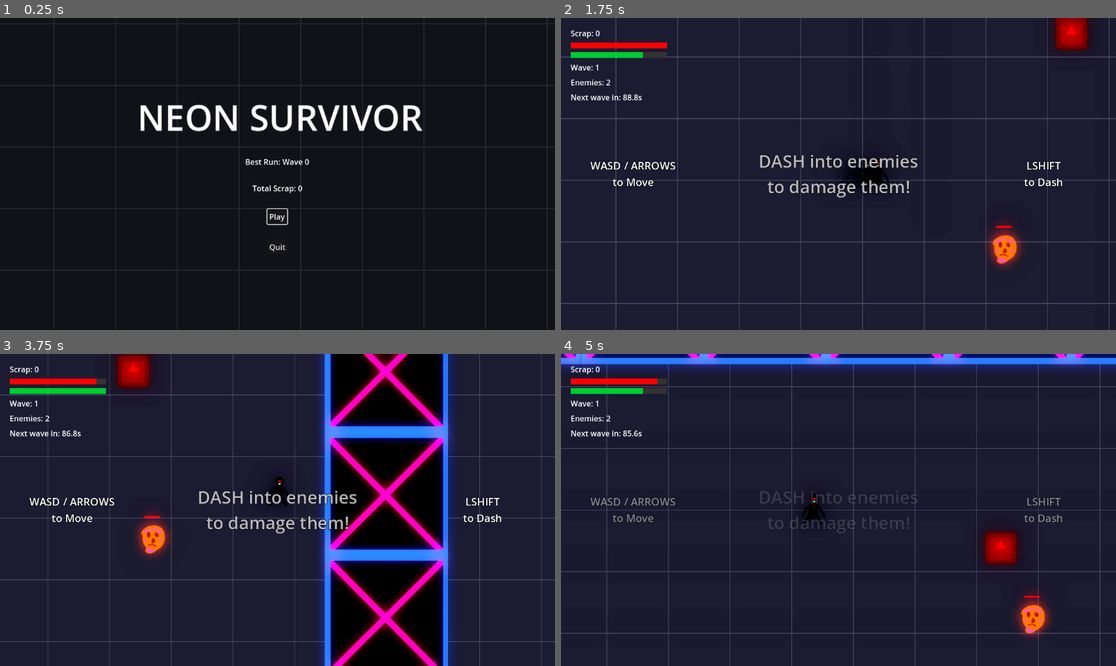
Above: before the commit, frames 1-4 (two rows, left to right).
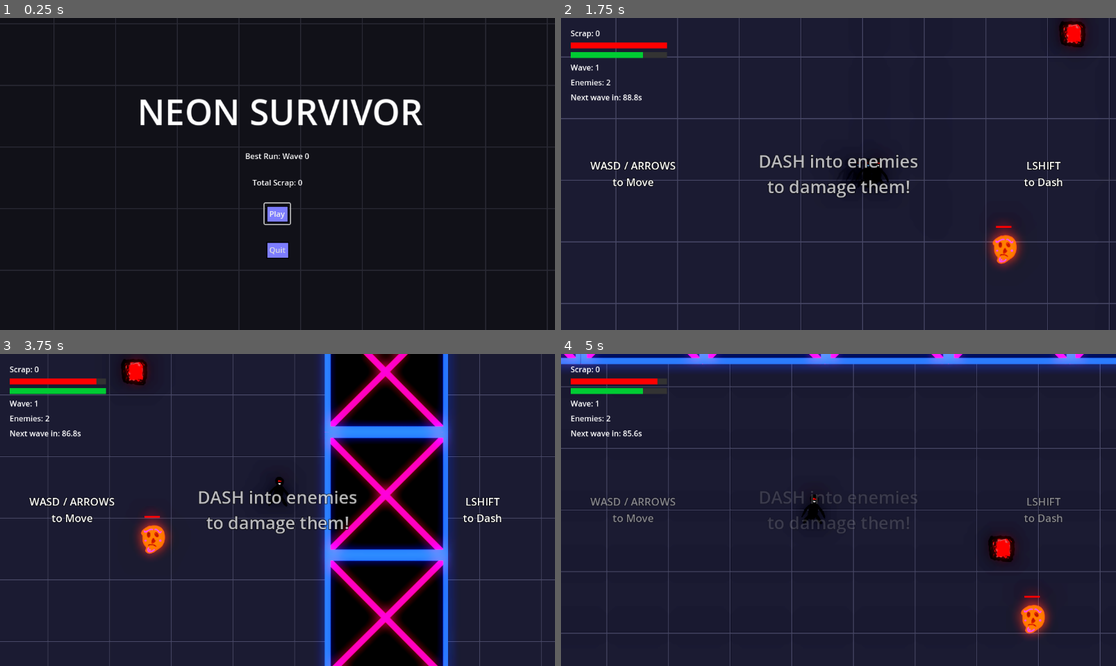
Above: after the commit, the same moments.

Repository: Cywer1/cursor_experimental
Game: Godot game, scene res://scenes/menu.tscn
The game is run twice, just before and just after one commit, with the same random seed, the same clock (stepped at 60 frames per second) and the same inputs. The engine's default icon, where the game draws it, is replaced by a stand-in: a white triangle on a blue panel in a dark square.
Inputs:
- Up to frame 1 (0.25 s): no input
- Up to frame 2 (1.75 s): click "Play" at 0.5 s; tap Enter (ui_accept) at 1.25, 1.52 s; hold Right (ui_right) from 1.28 s (still down); tap Shift (dash) at 1.35 s
- Up to frame 3 (3.75 s): release Right (ui_right) at 2.03 s; hold Down (ui_down) 2.03-2.78 s; tap 1 at 2.1 s; tap Enter (ui_accept) at 2.27 s; hold Right (ui_right) 2.78-3.53 s; tap 2 at 2.85 s; hold Up (ui_up) from 3.53 s (still down); tap 3 at 3.6 s
- Up to frame 4 (5 s): tap Enter (ui_accept) at 3.77, 4.52 s; release Up (ui_up) at 4.28 s; hold Left (ui_left) from 4.28 s (still down); tap Shift (dash) at 4.35 s

The runs differ from the first frame. In frame 1, 3.1% of the frame differs, in the area x 25-77%, y 25-77%; in frame 2, 0.6%; in frame 3, 0.6%; in frame 4, 0.6%.

Commit message:
release: v1.0 - final polish, UI themes, and game loop complete

Diff:
--- /dev/null
+++ b/assets/main_theme.tres
@@ -0,0 +1,41 @@
+[gd_resource type="Theme" load_steps=6 format=3 uid="uid://buwxcuvkr88b"]
+
+[ext_resource type="Texture2D" uid="uid://6tqdc60d371j" path="res://assets/sprites/UI/UI_Buttons_NEONSURVIVOR.png" id="1_xgdp2"]
+
+[sub_resource type="StyleBoxTexture" id="StyleBoxTexture_d80jv"]
+texture = ExtResource("1_xgdp2")
+texture_margin_left = 10.0
+texture_margin_top = 10.0
+texture_margin_right = 10.0
+texture_margin_bottom = 10.0
+region_rect = Rect2(0, 96, 64, 32)
+
+[sub_resource type="StyleBoxTexture" id="StyleBoxTexture_0arac"]
+texture = ExtResource("1_xgdp2")
+texture_margin_left = 10.0
+texture_margin_top = 10.0
+texture_margin_right = 10.0
+texture_margin_bottom = 10.0
+region_rect = Rect2(0, 64, 64, 32)
+
+[sub_resource type="StyleBoxTexture" id="StyleBoxTexture_611f8"]
+texture = ExtResource("1_xgdp2")
+texture_margin_left = 10.0
+texture_margin_top = 10.0
+texture_margin_right = 10.0
+texture_margin_bottom = 10.0
+region_rect = Rect2(0, 0, 64, 32)
+
+[sub_resource type="StyleBoxTexture" id="StyleBoxTexture_pefyd"]
+texture = ExtResource("1_xgdp2")
+texture_margin_left = 10.0
+texture_margin_top = 10.0
+texture_margin_right = 10.0
+texture_margin_bottom = 10.0
+region_rect = Rect2(0, 32, 64, 32)
+
+[resource]
+Button/styles/disabled = SubResource("StyleBoxTexture_d80jv")
+Button/styles/hover = SubResource("StyleBoxTexture_0arac")
+Button/styles/normal = SubResource("StyleBoxTexture_611f8")
+Button/styles/pressed = SubResource("StyleBoxTexture_pefyd")
--- a/scenes/collectable.tscn
+++ b/scenes/collectable.tscn
@@ -1,7 +1,7 @@
 [gd_scene load_steps=4 format=3 uid="uid://mf35tl7ppyxs"]
 
 [ext_resource type="Script" uid="uid://c54lb1uvseywm" path="res://scripts/collectable.gd" id="1_collectable"]
-[ext_resource type="Texture2D" uid="uid://dy4ippfrd8ewn" path="res://icon.svg" id="2_llfh3"]
+[ext_resource type="Texture2D" uid="uid://coy1tej5n6wbj" path="res://assets/sprites/scrap.png" id="2_llfh3"]
 
 [sub_resource type="CircleShape2D" id="CircleShape2D_collect"]
 radius = 16.0
@@ -14,5 +14,6 @@
 shape = SubResource("CircleShape2D_collect")
 
 [node name="Sprite2D" type="Sprite2D" parent="."]
-scale = Vector2(0.3, 0.3)
+position = Vector2(1, -1)
+scale = Vector2(0.62963, 0.62963)
 texture = ExtResource("2_llfh3")
--- a/scenes/crate.tscn
+++ b/scenes/crate.tscn
@@ -1,7 +1,7 @@
 [gd_scene load_steps=4 format=3 uid="uid://b1mti41uftdij"]
 
 [ext_resource type="Script" uid="uid://s5lw42gk6pgy" path="res://scripts/crate.gd" id="1_script"]
-[ext_resource type="Texture2D" uid="uid://dy4ippfrd8ewn" path="res://icon.svg" id="2_tex"]
+[ext_resource type="Texture2D" uid="uid://c31u5ewi0j2ts" path="res://assets/sprites/crate.png" id="2_dwt0d"]
 
 [sub_resource type="RectangleShape2D" id="RectangleShape2D_crate"]
 size = Vector2(32, 32)
@@ -11,10 +11,10 @@
 collision_mask = 0
 script = ExtResource("1_script")
 
-[node name="Sprite2D" type="Sprite2D" parent="."]
-modulate = Color(0.2, 0.8, 0.2, 1)
-scale = Vector2(0.5, 0.5)
-texture = ExtResource("2_tex")
-
 [node name="CollisionShape2D" type="CollisionShape2D" parent="."]
 shape = SubResource("RectangleShape2D_crate")
+
+[node name="Sprite2D" type="Sprite2D" parent="."]
+modulate = Color(0.21723, 0.85515, 0.26321, 1)
+scale = Vector2(0.666667, 0.666667)
+texture = ExtResource("2_dwt0d")
--- a/scenes/enemy_boss.tscn
+++ b/scenes/enemy_boss.tscn
@@ -2,7 +2,7 @@
 
 [ext_resource type="Script" uid="uid://dqm7yh8y2w27g" path="res://scripts/enemy_boss.gd" id="1_boss"]
 [ext_resource type="Script" uid="uid://bhthewnl54as2" path="res://scripts/enemy_health_bar.gd" id="2_healthbar"]
-[ext_resource type="Texture2D" uid="uid://cyt3l6vovoubw" path="res://assets/sprites/enemy_texture.png" id="3_texture"]
+[ext_resource type="Texture2D" uid="uid://hje3ydjg1by" path="res://assets/sprites/enemy_boss.png" id="2_lq6pu"]
 
 [sub_resource type="RectangleShape2D" id="RectangleShape2D_hitbox"]
 size = Vector2(120, 150)
@@ -25,9 +25,8 @@
 shape = SubResource("RectangleShape2D_hitbox")
 
 [node name="Sprite2D" type="Sprite2D" parent="."]
-modulate = Color(1, 0.84, 0, 1)
 scale = Vector2(2, 2)
-texture = ExtResource("3_texture")
+texture = ExtResource("2_lq6pu")
 
 [node name="HealthBar" type="Node2D" parent="."]
 position = Vector2(-3.5, -45)
--- a/scenes/enemy_charger.tscn
+++ b/scenes/enemy_charger.tscn
@@ -1,8 +1,8 @@
 [gd_scene load_steps=6 format=3 uid="uid://bs8rx617nlqrd"]
 
 [ext_resource type="Script" uid="uid://dk1pjsq3pd2cc" path="res://scripts/enemy_charger.gd" id="1_charger"]
+[ext_resource type="Texture2D" uid="uid://8jduakaqg56n" path="res://assets/sprites/enemy_charger.png" id="2_1s6xc"]
 [ext_resource type="Script" uid="uid://bhthewnl54as2" path="res://scripts/enemy_health_bar.gd" id="2_healthbar"]
-[ext_resource type="Texture2D" uid="uid://cyt3l6vovoubw" path="res://assets/sprites/enemy_texture.png" id="3_texture"]
 
 [sub_resource type="RectangleShape2D" id="RectangleShape2D_hitbox"]
 size = Vector2(80, 100)
@@ -26,7 +26,7 @@
 
 [node name="Sprite2D" type="Sprite2D" parent="."]
 modulate = Color(1, 0.6, 0.1, 1)
-texture = ExtResource("3_texture")
+texture = ExtResource("2_1s6xc")
 
 [node name="AimLine" type="Line2D" parent="."]
 visible = false
@@ -40,17 +40,17 @@
 [node name="Ghost1" type="Sprite2D" parent="Ghosts"]
 modulate = Color(1, 0.6, 0.1, 1)
 z_index = -1
-texture = ExtResource("3_texture")
+texture = ExtResource("2_1s6xc")
 
 [node name="Ghost2" type="Sprite2D" parent="Ghosts"]
 modulate = Color(1, 0.6, 0.1, 1)
 z_index = -1
-texture = ExtResource("3_texture")
+texture = ExtResource("2_1s6xc")
 
 [node name="Ghost3" type="Sprite2D" parent="Ghosts"]
 modulate = Color(1, 0.6, 0.1, 1)
 z_index = -1
-texture = ExtResource("3_texture")
+texture = ExtResource("2_1s6xc")
 
 [node name="HealthBar" type="Node2D" parent="."]
 position = Vector2(-3.5, -45)
--- a/scenes/enemy_shooter.tscn
+++ b/scenes/enemy_shooter.tscn
@@ -2,13 +2,13 @@
 
 [ext_resource type="Script" uid="uid://dbiawcq0706cm" path="res://scripts/enemy_shooter.gd" id="1_shooter"]
 [ext_resource type="Script" uid="uid://bhthewnl54as2" path="res://scripts/enemy_health_bar.gd" id="2_healthbar"]
-[ext_resource type="Texture2D" uid="uid://cyt3l6vovoubw" path="res://assets/sprites/enemy_texture.png" id="3_texture"]
+[ext_resource type="Texture2D" uid="uid://173rot6d64xx" path="res://assets/sprites/enemy_shooter.png" id="2_p4l84"]
 
 [sub_resource type="RectangleShape2D" id="RectangleShape2D_hitbox"]
 size = Vector2(80, 100)
 
 [sub_resource type="RectangleShape2D" id="RectangleShape2D_body"]
-size = Vector2(35, 55)
+size = Vector2(46, 55)
 
 [node name="EnemyShooter" type="CharacterBody2D" groups=["enemies"]]
 collision_layer = 2
@@ -26,12 +26,12 @@
 
 [node name="Sprite2D" type="Sprite2D" parent="."]
 modulate = Color(0.65, 0.2, 0.9, 1)
-texture = ExtResource("3_texture")
+texture = ExtResource("2_p4l84")
 
 [node name="HealthBar" type="Node2D" parent="."]
 position = Vector2(-3.5, -45)
 script = ExtResource("2_healthbar")
 
 [node name="CollisionShape2D" type="CollisionShape2D" parent="."]
-position = Vector2(-3.5, -1.5)
+position = Vector2(2, -1.5)
 shape = SubResource("RectangleShape2D_body")
--- a/scenes/enemy_tank.tscn
+++ b/scenes/enemy_tank.tscn
@@ -2,13 +2,13 @@
 
 [ext_resource type="Script" uid="uid://g7jjnxxyq2ea" path="res://scripts/enemy_tank.gd" id="1_tank"]
 [ext_resource type="Script" uid="uid://bhthewnl54as2" path="res://scripts/enemy_health_bar.gd" id="2_healthbar"]
-[ext_resource type="Texture2D" uid="uid://cyt3l6vovoubw" path="res://assets/sprites/enemy_texture.png" id="3_texture"]
+[ext_resource type="Texture2D" uid="uid://oq4osdsqdfdh" path="res://assets/sprites/enemy_tank.png" id="2_tnyut"]
 
 [sub_resource type="RectangleShape2D" id="RectangleShape2D_hitbox"]
-size = Vector2(120, 150)
+size = Vector2(95, 102)
 
 [sub_resource type="RectangleShape2D" id="RectangleShape2D_body"]
-size = Vector2(52.5, 82.5)
+size = Vector2(87, 80)
 
 [node name="EnemyTank" type="CharacterBody2D" groups=["enemies"]]
 collision_layer = 2
@@ -21,18 +21,18 @@
 monitorable = false
 
 [node name="CollisionShape2D" type="CollisionShape2D" parent="Hitbox"]
-position = Vector2(-3.5, -1.5)
+position = Vector2(0.5, 2)
 shape = SubResource("RectangleShape2D_hitbox")
 
 [node name="Sprite2D" type="Sprite2D" parent="."]
 modulate = Color(0.25, 0.45, 0.25, 1)
-scale = Vector2(1.5, 1.5)
-texture = ExtResource("3_texture")
+scale = Vector2(2.03704, 2.03704)
+texture = ExtResource("2_tnyut")
 
 [node name="HealthBar" type="Node2D" parent="."]
 position = Vector2(-3.5, -45)
 script = ExtResource("2_healthbar")
 
 [node name="CollisionShape2D" type="CollisionShape2D" parent="."]
-position = Vector2(-3.5, -1.5)
+position = Vector2(0.5, 5)
 shape = SubResource("RectangleShape2D_body")
--- a/scenes/hazard.tscn
+++ b/scenes/hazard.tscn
@@ -1,20 +1,20 @@
 [gd_scene load_steps=4 format=3 uid="uid://8wi681rkpfh7"]
 
 [ext_resource type="Script" uid="uid://b5mcvvi7qa20" path="res://scripts/hazard.gd" id="1_awlwb"]
-[ext_resource type="Texture2D" uid="uid://dy4ippfrd8ewn" path="res://icon.svg" id="1_rxmjj"]
+[ext_resource type="Texture2D" uid="uid://ccfpsfxvg1hfb" path="res://assets/sprites/hazard.png" id="2_awlwb"]
 
 [sub_resource type="RectangleShape2D" id="RectangleShape2D_awlwb"]
-size = Vector2(60, 60)
+size = Vector2(52, 49)
 
 [node name="Hazard" type="Area2D" groups=["hazards"]]
 collision_layer = 0
 collision_mask = 3
 script = ExtResource("1_awlwb")
 
+[node name="CollisionShape2D" type="CollisionShape2D" parent="."]
+position = Vector2(2, 2.5)
+shape = SubResource("RectangleShape2D_awlwb")
+
 [node name="Sprite2D" type="Sprite2D" parent="."]
-modulate = Color(0.975664, 4.57242e-06, 1.54018e-06, 1)
-scale = Vector2(0.53125, 0.53125)
-texture = ExtResource("1_rxmjj")
-
-[node name="CollisionShape2D" type="CollisionShape2D" parent="."]
-shape = SubResource("RectangleShape2D_awlwb")
+scale = Vector2(1.07407, 1.07407)
+texture = ExtResource("2_awlwb")
--- a/scenes/main.tscn
+++ b/scenes/main.tscn
@@ -6,6 +6,7 @@
 [ext_resource type="Texture2D" uid="uid://c57syk66xra2m" path="res://assets/sprites/floor_tileable_256x256.png" id="4_texture"]
 [ext_resource type="Script" uid="uid://dn5ajkmtj54fy" path="res://scripts/game_over_ui.gd" id="5_gameover"]
 [ext_resource type="Script" uid="uid://dxqfvkl0pwgxd" path="res://scripts/game_manager.gd" id="6_gamemanager"]
+[ext_resource type="Theme" uid="uid://buwxcuvkr88b" path="res://assets/main_theme.tres" id="7_85g3d"]
 [ext_resource type="PackedScene" uid="uid://qtevudi4u21q" path="res://scenes/background_grid.tscn" id="7_o6xl0"]
 [ext_resource type="PackedScene" uid="uid://cw5qwt443ahud" path="res://scenes/tutorial_ui.tscn" id="8_tutorial"]
 
@@ -85,11 +86,13 @@
 [node name="RetryButton" type="Button" parent="GameOverLayer/Panel/CenterContainer/VBoxContainer"]
 layout_mode = 2
 size_flags_horizontal = 4
+theme = ExtResource("7_85g3d")
 text = "Retry"
 
 [node name="QuitButton" type="Button" parent="GameOverLayer/Panel/CenterContainer/VBoxContainer"]
 layout_mode = 2
 size_flags_horizontal = 4
+theme = ExtResource("7_85g3d")
 text = "Quit"
 
 [node name="Hazards" type="Node2D" parent="."]
--- a/scenes/menu.tscn
+++ b/scenes/menu.tscn
@@ -1,7 +1,8 @@
-[gd_scene load_steps=3 format=3 uid="uid://bqt2xqeq8yp14"]
+[gd_scene load_steps=4 format=3 uid="uid://bqt2xqeq8yp14"]
 
 [ext_resource type="Script" uid="uid://b5tws233oq8wm" path="res://scripts/menu.gd" id="1_menu"]
 [ext_resource type="PackedScene" uid="uid://qtevudi4u21q" path="res://scenes/background_grid.tscn" id="2_grid"]
+[ext_resource type="Theme" uid="uid://buwxcuvkr88b" path="res://assets/main_theme.tres" id="3_con2f"]
 
 [node name="Menu" type="Control"]
 layout_mode = 3
@@ -70,6 +71,7 @@
 size_flags_horizontal = 4
 focus_neighbor_top = NodePath("../QuitButton")
 focus_neighbor_bottom = NodePath("../QuitButton")
+theme = ExtResource("3_con2f")
 text = "Play"
 
 [node name="QuitButton" type="Button" parent="UILayer/CenterContainer/VBoxContainer"]
@@ -77,4 +79,5 @@
 size_flags_horizontal = 4
 focus_neighbor_top = NodePath("../PlayButton")
 focus_neighbor_bottom = NodePath("../PlayButton")
+theme = ExtResource("3_con2f")
 text = "Quit"
--- a/scenes/shop.tscn
+++ b/scenes/shop.tscn
@@ -1,6 +1,7 @@
-[gd_scene load_steps=2 format=3 uid="uid://b8ee6rt110053"]
+[gd_scene load_steps=3 format=3 uid="uid://b8ee6rt110053"]
 
 [ext_resource type="Script" uid="uid://bg20p8k5ypxch" path="res://scripts/shop_ui.gd" id="1_shop"]
+[ext_resource type="Theme" uid="uid://buwxcuvkr88b" path="res://assets/main_theme.tres" id="2_xfvoa"]
 
 [node name="Shop" type="CanvasLayer"]
 layer = 10
@@ -49,4 +50,5 @@
 [node name="CloseButton" type="Button" parent="Panel/CenterContainer/VBoxContainer"]
 layout_mode = 2
 size_flags_horizontal = 4
+theme = ExtResource("2_xfvoa")
 text = "Continue"
--- a/scenes/victory_ui.tscn
+++ b/scenes/victory_ui.tscn
@@ -1,6 +1,7 @@
-[gd_scene load_steps=2 format=3 uid="uid://cavv76wleeplj"]
+[gd_scene load_steps=3 format=3 uid="uid://cavv76wleeplj"]
 
 [ext_resource type="Script" uid="uid://p5e62qmnuuij" path="res://scripts/victory_ui.gd" id="1_victory"]
+[ext_resource type="Theme" uid="uid://buwxcuvkr88b" path="res://assets/main_theme.tres" id="2_ocf08"]
 
 [node name="VictoryUI" type="CanvasLayer"]
 process_mode = 3
@@ -45,9 +46,11 @@
 [node name="PlayAgainButton" type="Button" parent="Panel/CenterContainer/VBoxContainer"]
 layout_mode = 2
 size_flags_horizontal = 4
+theme = ExtResource("2_ocf08")
 text = "Play Again"
 
 [node name="MainMenuButton" type="Button" parent="Panel/CenterContainer/VBoxContainer"]
 layout_mode = 2
 size_flags_horizontal = 4
+theme = ExtResource("2_ocf08")
 text = "Main Menu"
--- a/scripts/shop_ui.gd
+++ b/scripts/shop_ui.gd
@@ -1,6 +1,9 @@
 extends CanvasLayer
 
 signal shop_closed
+
+const TEXTURE_PANEL_NORMAL := preload("res://assets/sprites/UI/UI_Panel_Normal.png")
+const TEXTURE_PANEL_DISABLED := preload("res://assets/sprites/UI/UI_Panel_Disabled.png")
 
 @onready var container: HBoxContainer = _find_container()
 @onready var close_button: Button = _find_close_button()
@@ -44,14 +47,35 @@
 		var cost: int = upgrade.cost
 		if _player.currency < cost:
 			btn.disabled = true
-			btn.modulate = Color(0.7, 0.4, 0.4)
 		else:
 			btn.disabled = false
-			btn.modulate = Color(1.0, 1.0, 1.0)
 
 var _upgrade_manager: Node
 var _player: CharacterBody2D
 var _hud: CanvasLayer
+
+func _apply_button_style(btn: Button) -> void:
+	var style_normal := StyleBoxTexture.new()
+	style_normal.texture = TEXTURE_PANEL_NORMAL
+
+	var style_hover := StyleBoxTexture.new()
+	style_hover.texture = TEXTURE_PANEL_NORMAL
+
+	var style_pressed := StyleBoxTexture.new()
+	style_pressed.texture = TEXTURE_PANEL_NORMAL
+
+	var style_disabled := StyleBoxTexture.new()
+	style_disabled.texture = TEXTURE_PANEL_DISABLED
+
+	btn.add_theme_stylebox_override("normal", style_normal)
+	btn.add_theme_stylebox_override("hover", style_hover)
+	btn.add_theme_stylebox_override("pressed", style_pressed)
+	btn.add_theme_stylebox_override("disabled", style_disabled)
+
+	btn.add_theme_color_override("font_color", Color.WHITE)
+	btn.add_theme_color_override("font_hover_color", Color.WHITE)
+	btn.add_theme_color_override("font_pressed_color", Color.WHITE)
+	btn.add_theme_color_override("font_disabled_color", Color(0.6, 0.6, 0.6))
 
 func _ready() -> void:
 	hide()
@@ -93,24 +117,26 @@
 	for child in container.get_children():
 		child.queue_free()
 	var upgrades: Array = _upgrade_manager.get_random_upgrades(3, _player)
+	var new_buttons: Array[Button] = []
 	for upgrade: Dictionary in upgrades:
 		var btn := Button.new()
 		btn.set_meta("upgrade", upgrade)
 		btn.text = "%s\n%s\nCost: %d" % [upgrade.name, upgrade.description, upgrade.cost]
 		btn.custom_minimum_size = Vector2(180, 80)
+		_apply_button_style(btn)
 		var cost: int = upgrade.cost
 		if _player.currency < cost:
 			btn.disabled = true
-			btn.modulate = Color(0.7, 0.4, 0.4)
 		btn.pressed.connect(_buy_upgrade.bind(upgrade, btn))
 		container.add_child(btn)
-	var shop_children := container.get_children()
-	if shop_children.size() > 0:
-		(shop_children[0] as Button).grab_focus()
-		for btn in shop_children:
-			(btn as Button).focus_neighbor_bottom = btn.get_path_to(close_button)
-		var mid_btn := shop_children[shop_children.size() / 2] as Button
-		close_button.focus_neighbor_top = close_button.get_path_to(mid_btn)
+		new_buttons.append(btn)
+	if new_buttons.size() > 0:
+		for btn in new_buttons:
+			btn.focus_neighbor_bottom = btn.get_path_to(close_button)
+		close_button.focus_neighbor_top = close_button.get_path_to(new_buttons[0])
+		new_buttons[0].grab_focus()
+	else:
+		close_button.grab_focus()
 
 func _try_buy_at_index(index: int) -> void:
 	if container == null:
@@ -135,6 +161,15 @@
 	button.disabled = true
 	button.text = "SOLD"
 	_update_button_affordability()
+	var refocused := false
+	for child in container.get_children():
+		var btn := child as Button
+		if btn != null and not btn.disabled:
+			btn.grab_focus()
+			refocused = true
+			break
+	if not refocused:
+		close_button.grab_focus()
 
 func _apply_effect(upgrade: Dictionary) -> void:
 	var effect_type: String = upgrade.effect_type
Binary file added: assets/sprites/UI/UI_Buttons_NEONSURVIVOR.png
Not shown, added: assets/sprites/UI/UI_Buttons_NEONSURVIVOR.png.import
Binary file added: assets/sprites/UI/UI_Panel_Disabled.png
Not shown, added: assets/sprites/UI/UI_Panel_Disabled.png.import
Binary file added: assets/sprites/UI/UI_Panel_Normal.png
Not shown, added: assets/sprites/UI/UI_Panel_Normal.png.import
Binary file added: assets/sprites/crate.png
Not shown, added: assets/sprites/crate.png.import
Binary file added: assets/sprites/enemy_boss.png
Not shown, added: assets/sprites/enemy_boss.png.import
Binary file added: assets/sprites/enemy_charger.png
Not shown, added: assets/sprites/enemy_charger.png.import
(and 9 more such lines)
